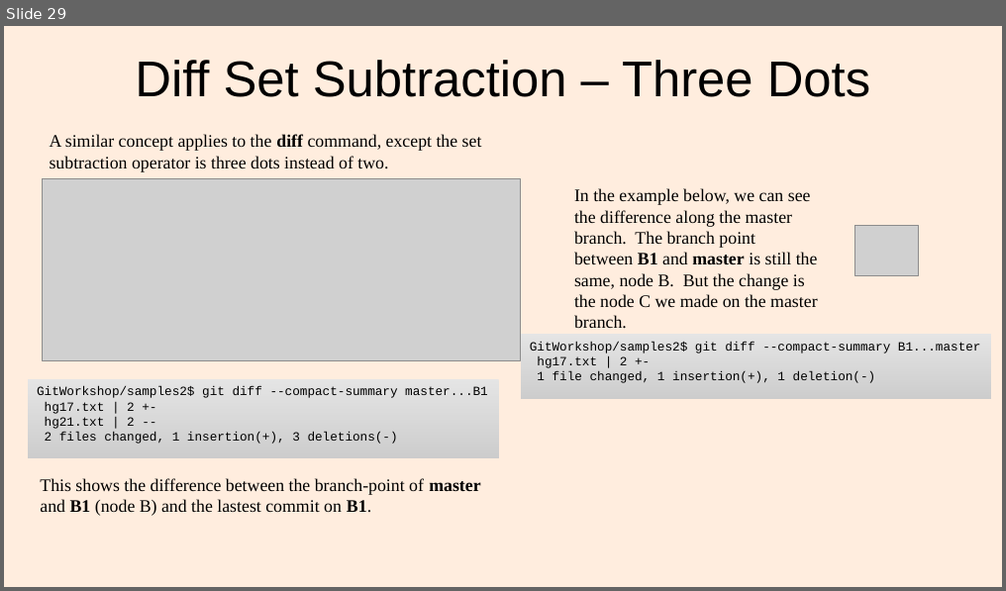
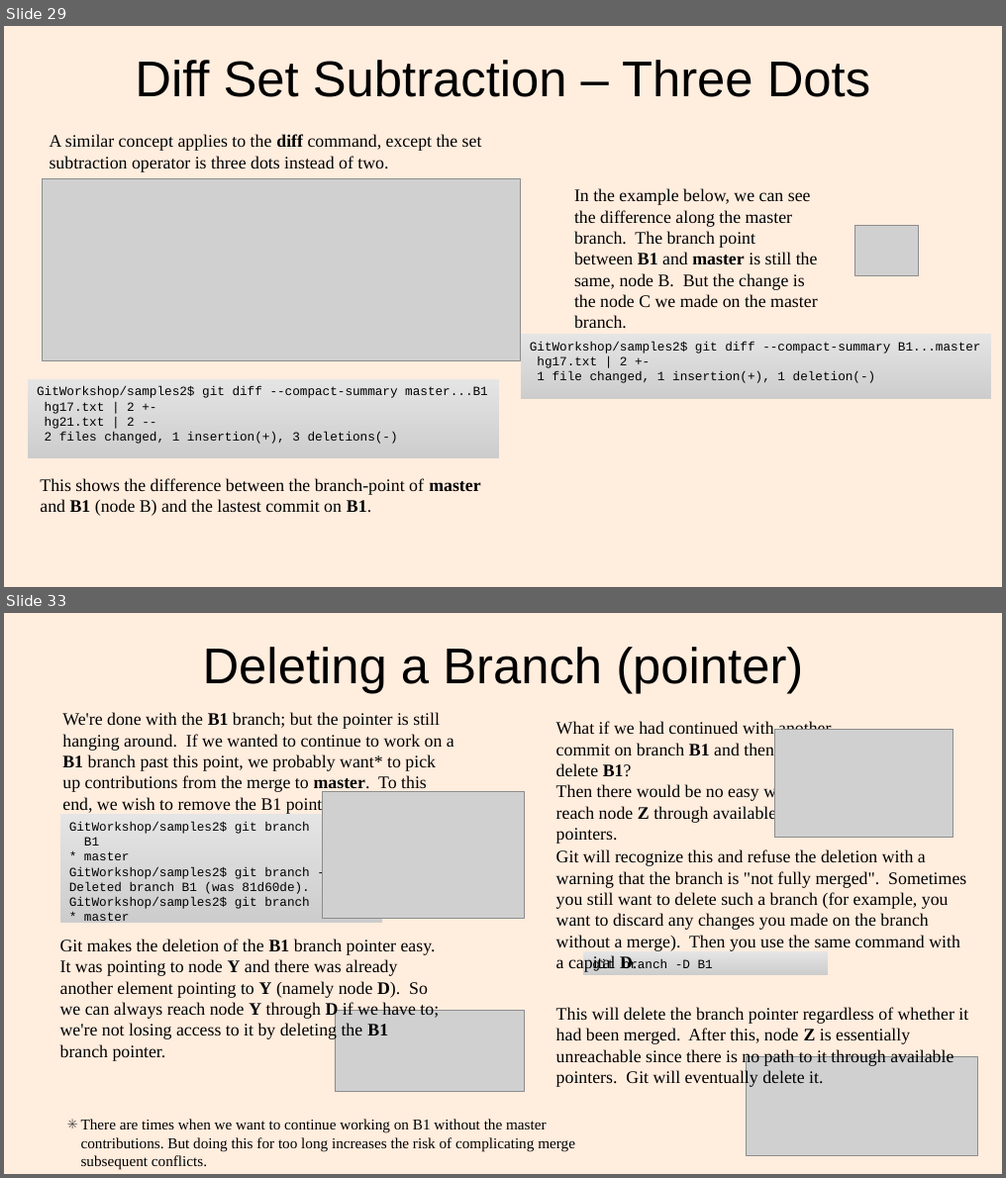
Before and after one commit to lacounty-isab/workshops, a slide deck: git/GitWorkshop1.odp. Shown one above the other, each under a label of ours: slide 29 before the commit, slides 29 and 33 after it; the slides between them are not shown. The pictures are 1006x591 and 1006x1178 pixels, drawn with LibreOffice and Linux fonts; fonts in the diff are those of the drawing; grey boxes stand for pictures. Boxes give left, top, right and bottom in pixels: in the first picture for what was removed or moved away, otherwise in the second. Text is boxed around its words. In the diff, an @@ line names an element or a change of style, - is before the commit and + after.

Commit message:
Added Merge-without-conflict exercise; finished Part 1.

```diff
--- a/git/GitWorkshop1.odp
+++ b/git/GitWorkshop1.odp
@@ slide 33 added at [4,613,1002,1174], background #FFEDDE @@
@@ title added at [203,647,803,694], 40 pt, text #000000 @@
+Deleting a Branch (pointer)
@@ text added at [62,712,454,814], 14 pt, text #000000 @@
+We're done with the B1 branch; but the pointer is still hanging around. If we wanted to continue to work on a B1 branch past this point, we probably want* to pick up contributions from the merge to master. To this end, we wish to remove the B1 pointer.
@@ text added at [556,721,831,844], 14 pt, text #000000 @@
+What if we had continued with another commit on branch B1 and then tried to delete B1?
+Then there would be no easy way to reach node Z through available pointers.
@@ picture added at [774,729,953,838] @@
@@ rectangle added at [60,814,382,923], fill gradient #E5E5E5 to #E4E4E4 to #E3E3E3, 10 pt, text #000000 @@
+GitWorkshop/samples2$ git branch
+B1
+* master
+GitWorkshop/samples2$ git branch -d B1
+Deleted branch B1 (was 81d60de).
+GitWorkshop/samples2$ git branch
+* master
@@ picture added at [323,792,525,919] @@
@@ text added at [556,850,968,1088], 14 pt, text #000000 @@
+Git will recognize this and refuse the deletion with a warning that the branch is "not fully merged". Sometimes you still want to delete such a branch (for example, you want to discard any changes you made on the branch without a merge). Then you use the same command with a capital D.
+This will delete the branch pointer regardless of whether it had been merged. After this, node Z is essentially unreachable since there is no path to it through available pointers. Git will eventually delete it.
@@ text added at [60,939,439,1061], 14 pt, text #000000 @@
+Git makes the deletion of the B1 branch pointer easy. It was pointing to node Y and there was already another element pointing to Y (namely node D). So we can always reach node Y through D if we have to; we're not losing access to it by deleting the B1 branch pointer.
@@ rectangle added at [583,952,828,975], fill gradient #E5E5E5 to #E4E4E4 to #E3E3E3, 10 pt, text #000000 @@
+git branch -D B1
@@ picture added at [335,1011,524,1092] @@
@@ picture added at [746,1057,977,1157] @@
@@ text added at [81,1119,575,1170], 12 pt, text #000000 @@
+✳ There are times when we want to continue working on B1 without the master contributions. But doing this for too long increases the risk of complicating merge subsequent conflicts.
```
Also in this commit, not shown: 1 slide changed, 2 other slides added, 16 other files.
